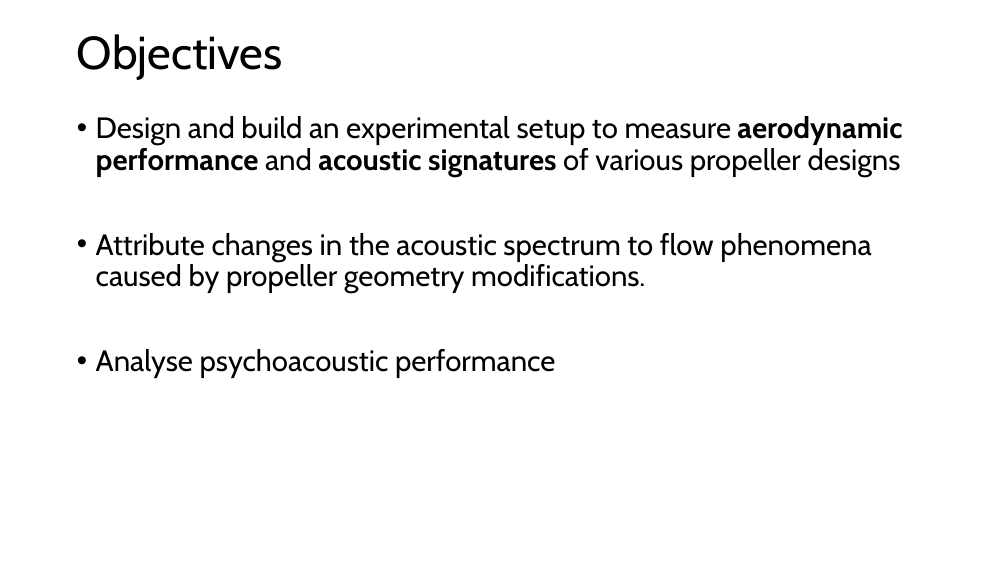
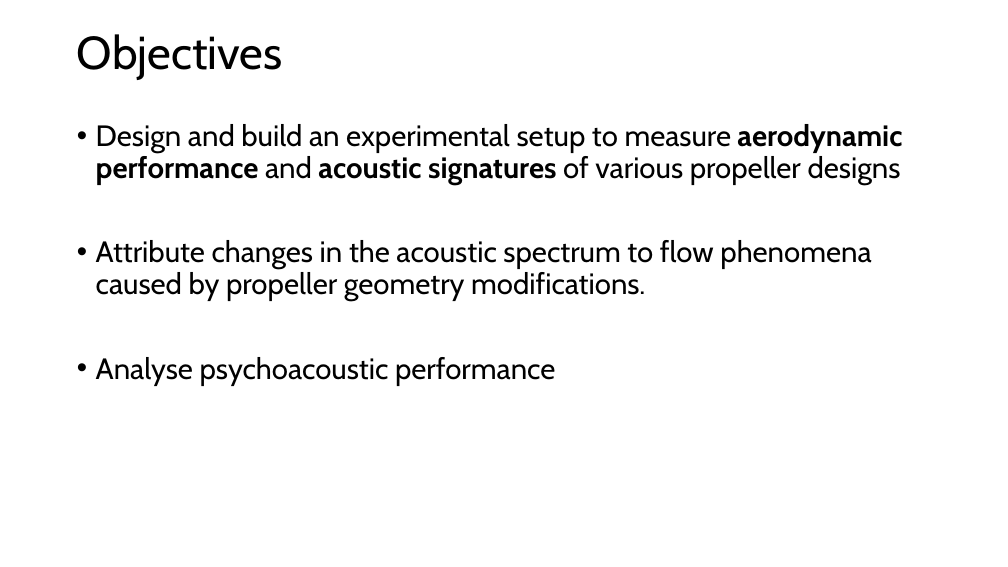
Before and after one commit to lpender3672/propeller-acoustics, a slide deck: slide 3 of deliverables/michaelmas_presentation.pptx. Drawn at 1008x567 pixels with LibreOffice and Linux fonts; fonts in the diff are those of the drawing. Boxes give left, top, right and bottom in pixels: in the first picture for what was removed or moved away, otherwise in the second. Text is boxed around its words. In the diff, an @@ line names an element or a change of style, - is before the commit and + after.

```diff
--- a/deliverables/michaelmas_presentation.pptx
+++ b/deliverables/michaelmas_presentation.pptx
@@ text "Design and build an experimental ...": place and size @@
-text "Design and build an experimental ..." at [96, 116, 902, 378]
+text "Design and build an experimental ..." at [96, 124, 902, 386]
```
Also in this commit, not shown: 3 other slides changed, 4 other files.
